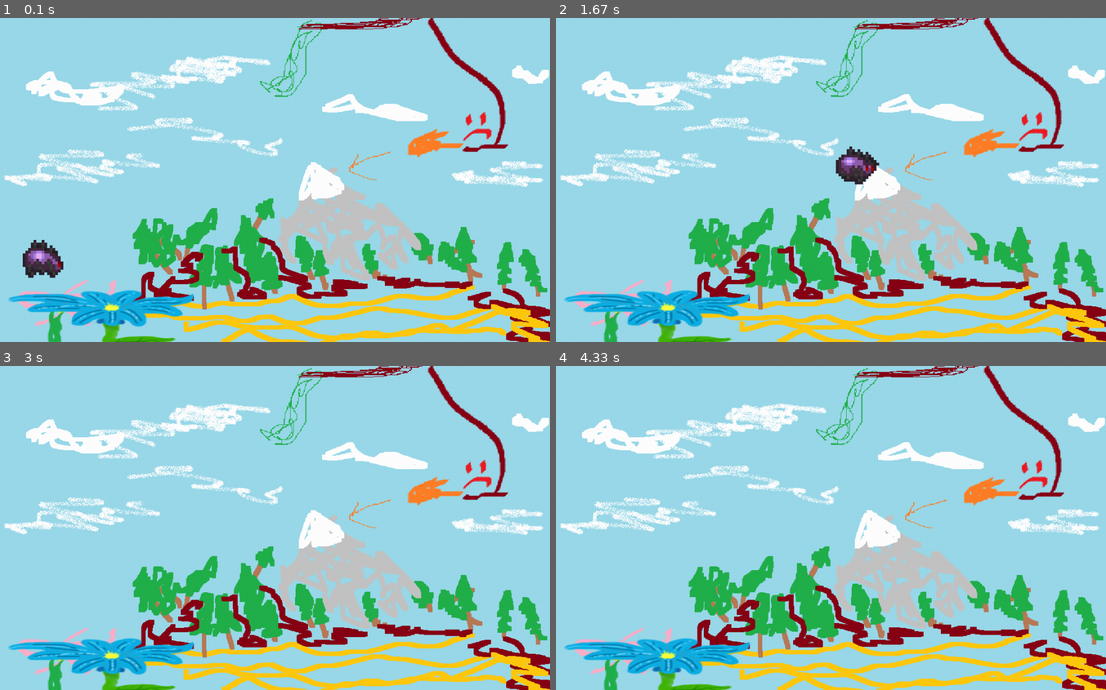
Above: before the commit, frames 1-4 (two rows, left to right).
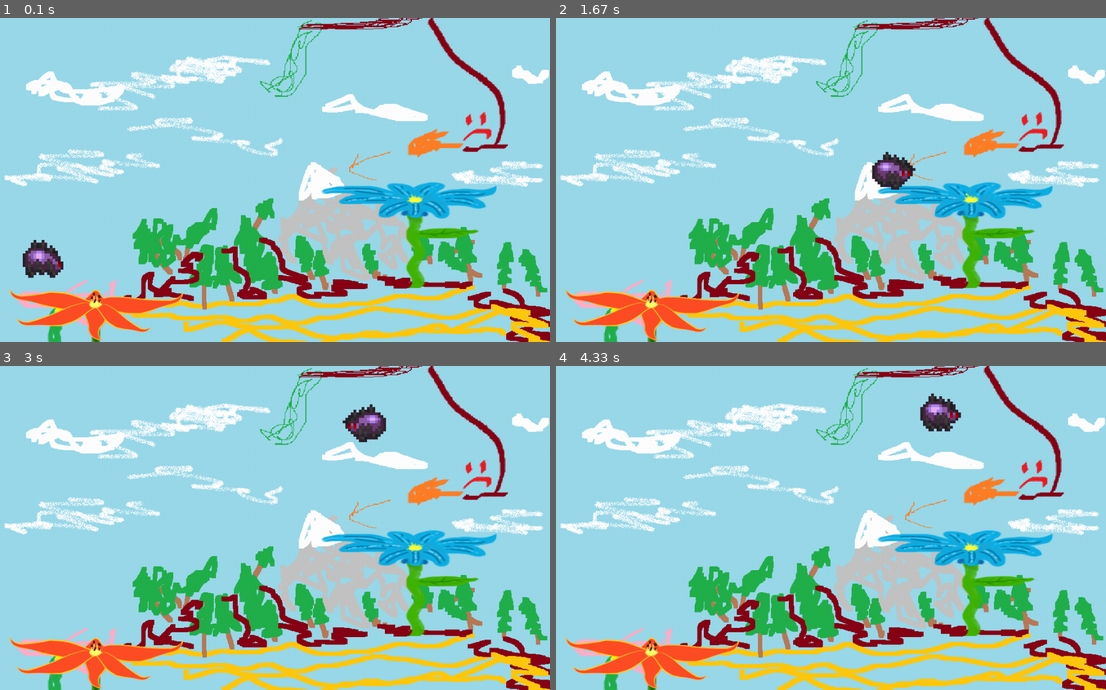
Above: after the commit, the same moments.

Repository: SwampWood/PyGame-shit
Game: pygame game, started from main.py
The game is run twice, just before and just after one commit, with the same random seed, the same clock (stepped at 60 frames per second) and the same inputs.
Inputs:
- Up to frame 1 (0.1 s): no input
- Up to frame 2 (1.67 s): hold Space 0.33-0.8 s; hold D 0.33-0.8 s; hold D 0.83-1.3 s; tap Space at 0.9, 1.2, 1.4 s; hold D from 1.33 s (still down)
- Up to frame 3 (3 s): tap Space at 1.7, 1.9, 2.2, 2.47, 2.77, 2.9 s; release D at 1.8 s; hold A 1.83-2.37 s; hold A 2.4-2.8 s; hold D from 2.83 s (still down)
- Up to frame 4 (4.33 s): tap Space at 3.2, 3.57, 3.87, 4.07 s; release D at 3.47 s; hold A 3.5-3.97 s; hold D from 4 s (still down)

The runs differ from the first frame. In frame 1, 6.1% of the frame differs, in the area x 1-91%, y 50-100%; in frame 2, 7.2%, in the area x 1-91%, y 39-100%; in frame 3, 6.7%; in frame 4, 6.7%.

Commit message:
Конец работы с платформами-цветками. Необходимы только картинки для еще двух видов. Следующий шаг - камера.

Diff:
--- a/main.py
+++ b/main.py
@@ -94,16 +94,25 @@
         self.mask = pygame.mask.from_surface(self.image)
         self.rect.x = 50
         self.rect.y = 400
+        self.save_point = (50, 400)
+        self.health = 1000
+        self.current_sprite = None
 
     def respawn(self):
-        pass
+        if self.health == 1:
+            '''EndScreen()'''
+        else:
+            self.health -= 1
+            self.rect.x = self.save_point[0]
+            self.rect.y = self.save_point[1]
+            self.x_velocity = 0
+            self.y_velocity = 0
 
     def update(self, check):
         if check[pygame.K_d]:
-            if not self.drop:
-                self.x_velocity = min(30, self.x_velocity + 1)
-            else:
-                self.x_velocity = self.x_velocity + 1
+            if self.x_velocity < 0:
+                self.x_velocity += 2
+            self.x_velocity += 1
             self.direction = self.x_velocity >= 0
             if self.wait:
                 self.wait -= 1
@@ -111,10 +120,9 @@
                 self.wait = 10
                 self.current = (self.current + 1) % 4
         elif check[pygame.K_a]:
-            if not self.drop:
-                self.x_velocity = max(-30, self.x_velocity - 1)
-            else:
-                self.x_velocity = self.x_velocity - 1
+            if self.x_velocity > 0:
+                self.x_velocity -= 2
+            self.x_velocity -= 1
             self.direction = self.x_velocity >= 0
             if self.wait:
                 self.wait -= 1
@@ -130,6 +138,8 @@
 
         if check[pygame.K_SPACE]:
             if self.y_velocity == 0 and not self.drop:
+                self.current_sprite = None
+                self.save_point = (self.rect.x - 10, self.rect.y - 100)
                 self.y_velocity = -20
                 self.rect.y -= 5
                 if self.x_velocity >= 25:
@@ -137,16 +147,36 @@
                 elif self.x_velocity <= -25:
                     self.x_velocity = -60
                 self.drop = True
-        self.drop = not pygame.sprite.spritecollideany(self, all_platforms)
-        if pygame.sprite.spritecollideany(self, all_platforms):
-            self.y_velocity = 0
+        for i in all_platforms:
+            if pygame.sprite.collide_mask(self, i):
+                self.current_sprite = i
+                self.y_velocity = 0
+                self.rect.y -= 40
+                if pygame.sprite.collide_mask(self, i):
+                    self.x_velocity = -self.x_velocity // 3
+                    self.rect.x += 15
+                    if pygame.sprite.collide_mask(self, i):
+                        self.rect.x -= 30
+                    self.rect.y += 40
+                else:
+                    self.rect.y += 40
+                    while pygame.sprite.collide_mask(self, i):
+                        self.rect.y -= 1
+                    else:
+                        self.rect.y += 1
+                    self.drop = False
+                break
+            else:
+                self.drop = True
         if self.drop:
             if pygame.sprite.spritecollideany(self, horizontal_borders) and self.y_velocity <= 0 and self.rect.y < 5:
-                self.y_velocity = -self.y_velocity
+                self.y_velocity = -self.y_velocity // 2
             elif pygame.sprite.spritecollideany(self, horizontal_borders):
                 self.respawn()
             self.rect.y += self.y_velocity
             self.y_velocity = min(50, self.y_velocity + 1)
+        else:
+            self.x_velocity = max(-30, min(30, self.x_velocity))
         self.rect.x += self.x_velocity // 5
         if self.direction:
             self.image = Spider.images_movement_right[self.current]
@@ -155,8 +185,8 @@
 
 
 class FlowerPlatform(pygame.sprite.Sprite):
-    images = [load_image("Platforms_1.png"), load_image("Platforms_1.png"),
-              load_image("Platforms_1.png"), load_image("Platforms_1.png")]
+    images = [load_image("Platforms1.png"), load_image("Platforms2.png"),
+              load_image("Platforms1.png"), load_image("Platforms1.png")]
 
     def __init__(self, x, y, type_):
         super().__init__(all_sprites)
@@ -169,18 +199,19 @@
         self.rect.y = y
 
     def update(self, check):
-        if not self.particles and pygame.sprite.spritecollideany(self, all_allies):
+        if not self.particles and pygame.sprite.collide_mask(self, player) and player.current_sprite != self:
             for i in range(random.randint(60, 100)):
-                Particle((self.rect.x + 19 * self.rect.width // 36, self.rect.y + self.rect.height // 8),
+                Particle((self.rect.x + self.rect.width // 2, self.rect.y + self.rect.height // 8),
                          random.randint(-10, 10), random.randint(-2, 0))
             self.particles = True
-        elif not pygame.sprite.spritecollideany(self, all_allies):
+        elif not pygame.sprite.collide_mask(self, player):
             self.particles = False
 
 
 def create_map():
     # Здесь будем использовать различные классы для создания карты
-    FlowerPlatform(20, 500, 0)
+    FlowerPlatform(20, 500, 1)
+    FlowerPlatform(600, 300, 0)
 
 
 background = load_image("background.png")
Binary file added: data/Platforms1.png
Binary file added: data/Platforms2.png
Binary file removed: data/Platforms_1.png
Binary file changed: data/particle.png
